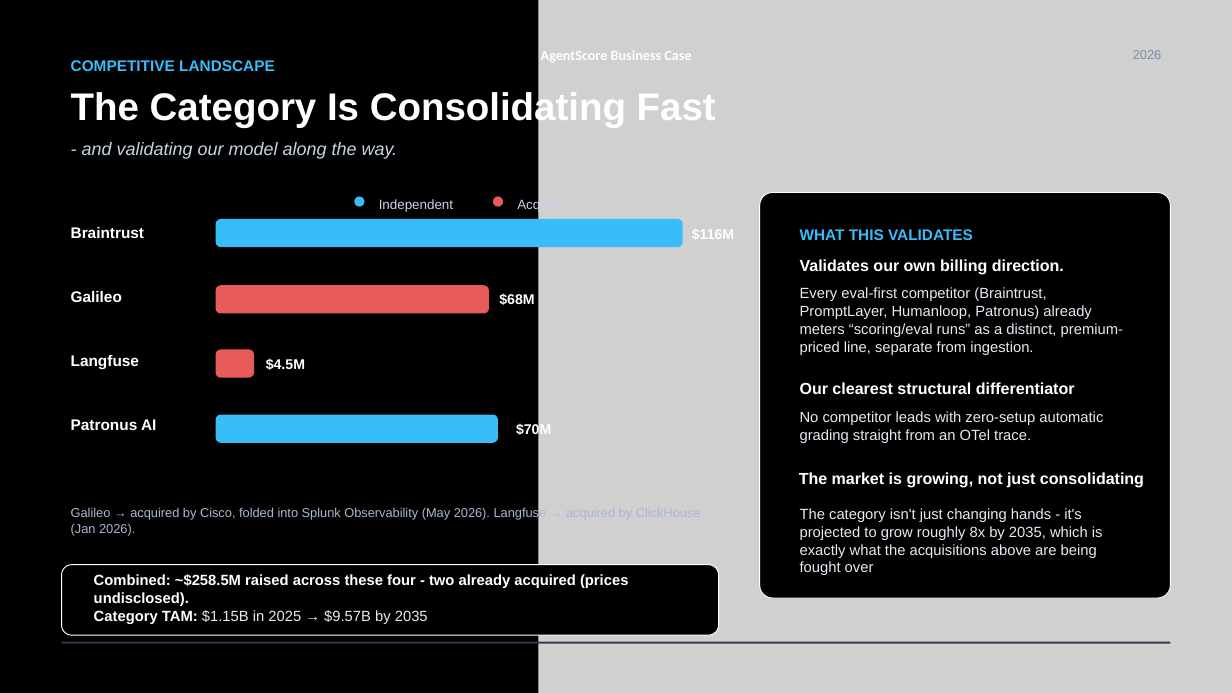
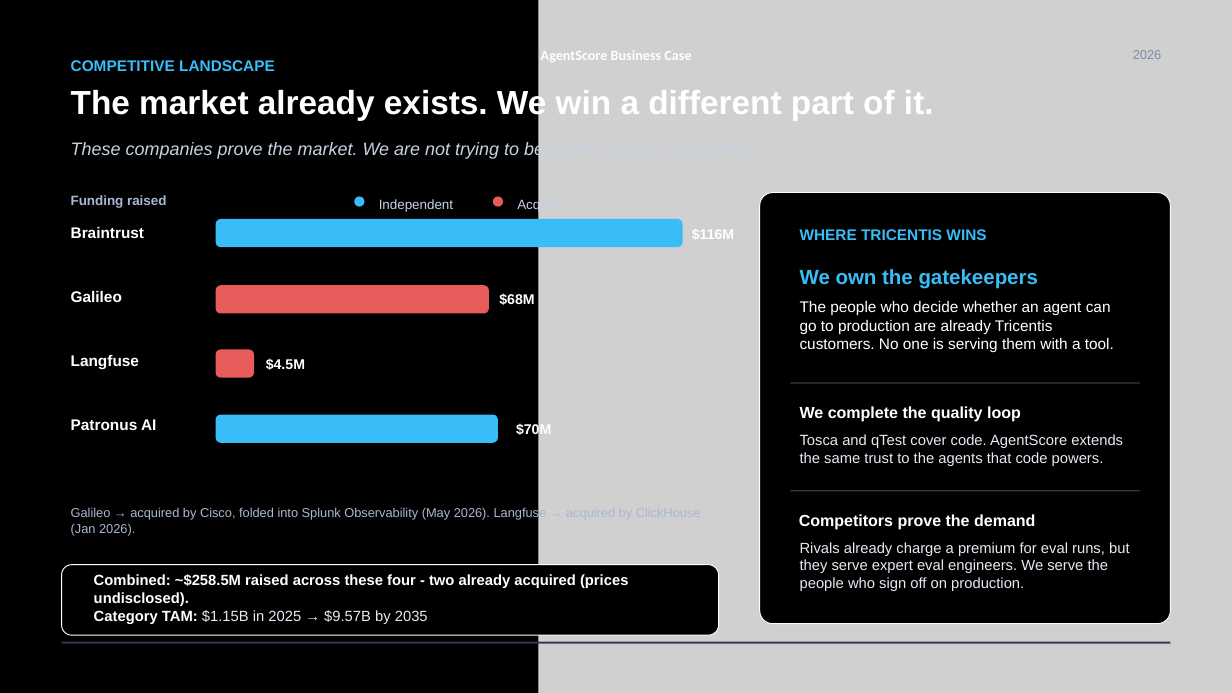
Before and after one commit to ADemers-tricentis/agent-score, a slide deck: slide 3 of docs/decks/AgentScore - Business Case.pptx. Drawn at 1232x693 pixels with LibreOffice and Linux fonts; fonts in the diff are those of the drawing; grey boxes stand for pictures. Boxes give left, top, right and bottom in pixels: in the first picture for what was removed or moved away, otherwise in the second. Text is boxed around its words. In the diff, an @@ line names an element or a change of style, - is before the commit and + after.

```diff
--- a/docs/decks/AgentScore - Business Case.pptx
+++ b/docs/decks/AgentScore - Business Case.pptx
@@ text at box(71, 88, 934, 121): text changed; size 30 to 26 pt @@
-The Category Is Consolidating Fast
+The market already exists. We win a different part of it.
@@ text at box(71, 142, 559, 160): text changed @@
-- and validating our model along the way.
+These companies prove the market. We are not trying to beat them at their own game.
@@ text added at box(71, 195, 166, 208), 10.5 pt, text #A9B8D1, bold @@
+Funding raised
@@ rounded rectangle: place and size @@
-rounded rectangle at box(760, 192, 1170, 598)
+rounded rectangle at box(760, 192, 1170, 624)
@@ text at box(800, 229, 986, 240): text changed @@
-WHAT THIS VALIDATES
+WHERE TRICENTIS WINS
@@ text at box(800, 269, 1038, 289): text changed; size 12.5 to 16 pt; text colour #FFFFFF to #38BDF8 @@
-Validates our own billing direction.
+We own the gatekeepers
@@ text at box(800, 301, 1114, 352): text changed; size 11.5 to 12 pt; text colour #E5EAF3 to #FFFFFF @@
-Every eval-first competitor (Braintrust, PromptLayer, Humanloop, Patronus) already meters “scoring/eval runs” as a distinct, premium-priced line, separate from ingestion.
+The people who decide whether an agent can go to production are already Tricentis customers. No one is serving them with a tool.
@@ rectangle added at box(791, 383, 1141, 384), fill #333B4A @@
@@ text at box(800, 406, 1021, 422): text changed @@
-Our clearest structural differentiator
+We complete the quality loop
@@ text at box(800, 434, 1123, 466): text changed @@
-No competitor leads with zero-setup automatic grading straight from an OTel trace.
+Tosca and qTest cover code. AgentScore extends the same trust to the agents that code powers.
@@ rectangle added at box(791, 491, 1141, 492), fill #333B4A @@
@@ text at box(799, 514, 1035, 530): text changed @@
-The market is growing, not just consolidating
+Competitors prove the demand
@@ text at box(800, 542, 1130, 591): text changed @@
-The category isn't just changing hands - it's projected to grow roughly 8x by 2035, which is exactly what the acquisitions above are being fought over
+Rivals already charge a premium for eval runs, but they serve expert eval engineers. We serve the people who sign off on production.
```
Also in this commit, not shown: 6 other slides changed, 1 slide removed, 21 other files.
